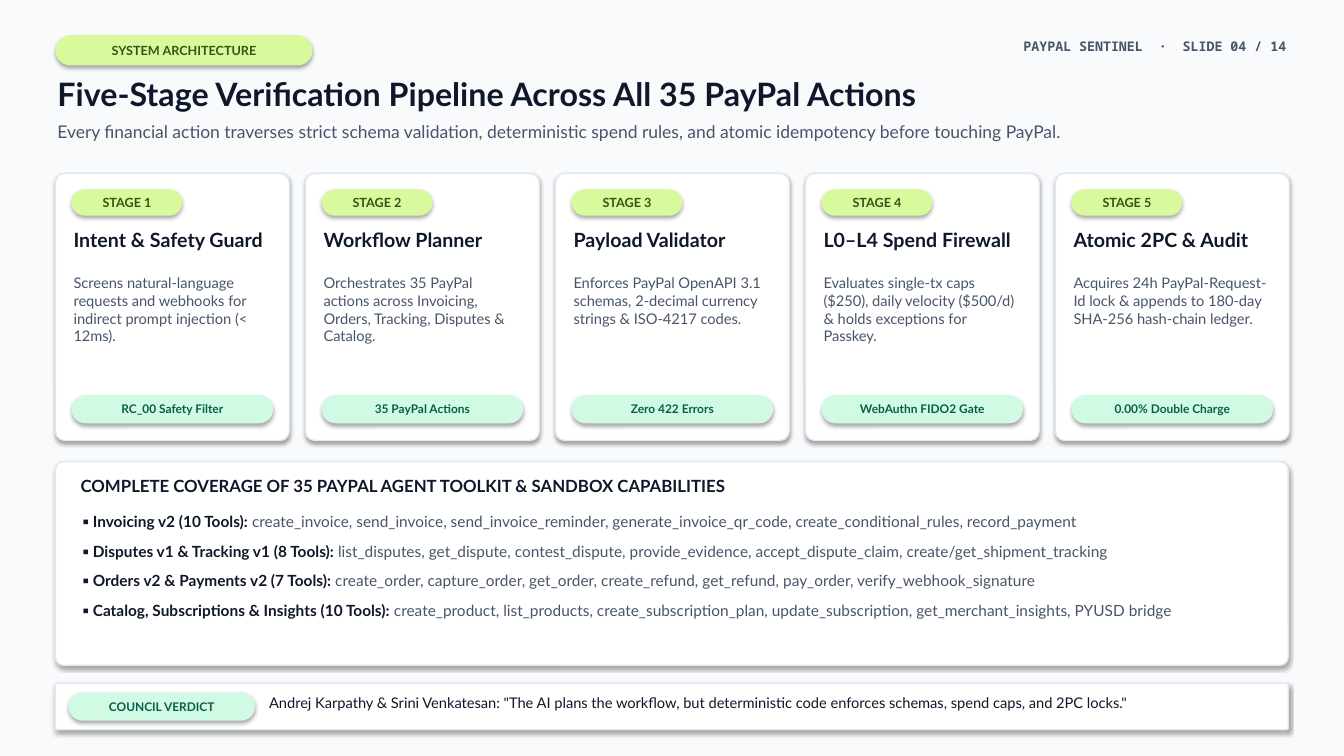
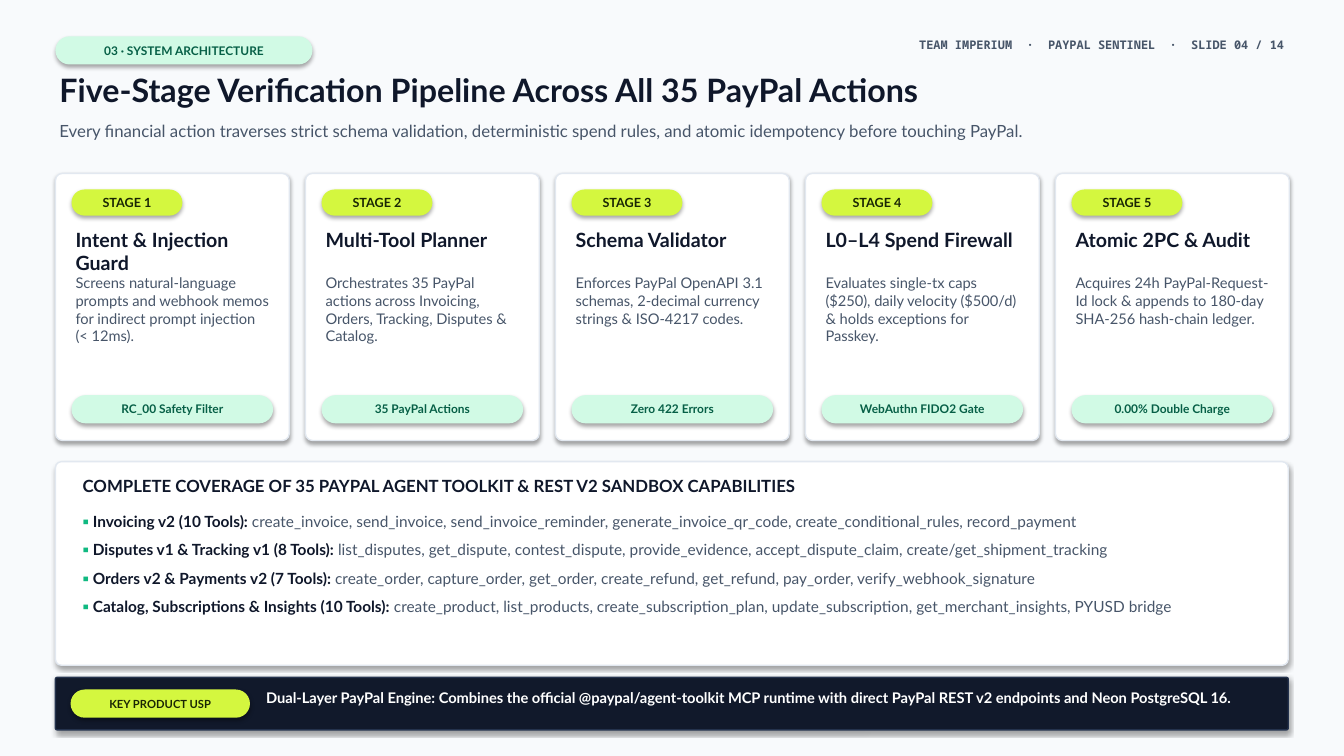
Before and after one commit to surajsaggam/PayPal, a slide deck: slide 4 of deliverables/presentation/PayPal-Sentinel-Executive-Deck.pptx. Drawn at 1344x756 pixels with LibreOffice and Linux fonts; fonts in the diff are those of the drawing. Boxes give left, top, right and bottom in pixels: in the first picture for what was removed or moved away, otherwise in the second. Text is boxed around its words. In the diff, an @@ line names an element or a change of style, - is before the commit and + after.

Commit message:
feat(ppt,deploy): update deck for Team Imperium, remove council/UI references, add Thank You slide & cloud deploy config

```diff
--- a/deliverables/presentation/PayPal-Sentinel-Executive-Deck.pptx
+++ b/deliverables/presentation/PayPal-Sentinel-Executive-Deck.pptx
@@ rounded rectangle "03 · SYSTEM ARCHITECTURE" at (55, 36, 313, 65): fill #D9F99D to #D1FAE5 @@
@@ text in rounded rectangle at (104, 46, 264, 55): text changed; size 9 to 8.5 pt; text colour #365314 to #065F46 @@
-SYSTEM ARCHITECTURE
+03 · SYSTEM ARCHITECTURE
@@ text at (919, 40, 1284, 49): text changed; size 9.5 to 8.5 pt @@
-PAYPAL SENTINEL · SLIDE 04 / 14
+TEAM IMPERIUM · PAYPAL SENTINEL · SLIDE 04 / 14
@@ text "Five-Stage Verification Pipeline Across All ...": place and size @@
-text "Five-Stage Verification Pipeline Across All ..." at (57, 82, 916, 112)
+text "Five-Stage Verification Pipeline Across All ..." at (59, 78, 918, 108)
@@ text "Every financial action traverses strict ..." at (59, 124, 1022, 140): size 12.5 to 12 pt @@
@@ text colour #365314 to #1A2604; fill #D9F99D to #D4F73F in 5 elements at (72, 190, 182, 216), (322, 190, 433, 216), (572, 190, 683, 216), (822, 190, 933, 216), (1072, 190, 1183, 216) @@
@@ text at (76, 232, 229, 270): text changed @@
-Intent & Safety Guard
+Intent & Injection Guard
@@ text at (326, 232, 487, 247): text changed @@
-Workflow Planner
+Multi-Tool Planner
@@ text at (576, 232, 727, 247): text changed @@
-Payload Validator
+Schema Validator
@@ text at (76, 277, 269, 343): text changed @@
-Screens natural-language requests and webhooks for indirect prompt injection (< 12ms).
+Screens natural-language prompts and webhook memos for indirect prompt injection (< 12ms).
@@ proportions changed in 6 elements at (55, 173, 289, 441), (306, 173, 539, 441), (556, 173, 789, 441), (806, 173, 1040, 441), (1056, 173, 1290, 441), (55, 462, 1289, 665) @@
@@ text at (83, 479, 796, 492): text changed @@
-COMPLETE COVERAGE OF 35 PAYPAL AGENT TOOLKIT & SANDBOX CAPABILITIES
+COMPLETE COVERAGE OF 35 PAYPAL AGENT TOOLKIT & REST V2 SANDBOX CAPABILITIES
@@ text "▪ Invoicing v2 (10 Tools): ..." at (93, 515, 1172, 615): text colour #0F172A to #10B981 in "▪", "▪", "▪", "▪"; less space between paragraphs @@
@@ rounded rectangle: place and size @@
-rounded rectangle at (55, 684, 1289, 730)
+rounded rectangle at (55, 678, 1289, 730)
@@ rounded rectangle at (55, 678, 1289, 730): fill #FFFFFF to #11192B; outline #E2E8F0 1 pt to #24324D 1 pt; proportions changed @@
@@ rounded rectangle "KEY PRODUCT USP": place and size @@
-rounded rectangle "KEY PRODUCT USP" at (69, 693, 255, 721)
+rounded rectangle "KEY PRODUCT USP" at (71, 690, 250, 718)
@@ rounded rectangle "KEY PRODUCT USP" at (71, 690, 250, 718): fill #D1FAE5 to #D4F73F @@
@@ text in rounded rectangle at (109, 700, 211, 708): text changed; size 8.5 to 8 pt; text colour #065F46 to #1A2604 @@
-COUNCIL VERDICT
+KEY PRODUCT USP
@@ text at (266, 692, 1231, 706): text changed; text colour #0F172A to #FFFFFF; bold on @@
-Andrej Karpathy & Srini Venkatesan: "The AI plans the workflow, but deterministic code enforces schemas, spend caps, and 2PC locks."
+Dual-Layer PayPal Engine: Combines the official @paypal/agent-toolkit MCP runtime with direct PayPal REST v2 endpoints and Neon PostgreSQL 16.
```
Also in this commit, not shown: 7 other slides changed, 6 slides added, 6 slides removed, 8 other files.
